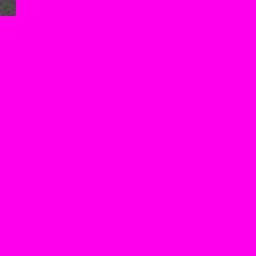
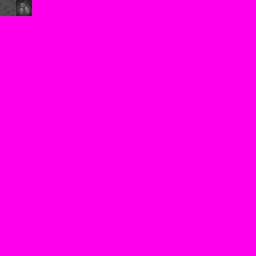
Before/after of a w=256, h=256 layered artwork. What changed in the layer stack:
painted on "tiles" over [16, 0, 32, 16]
